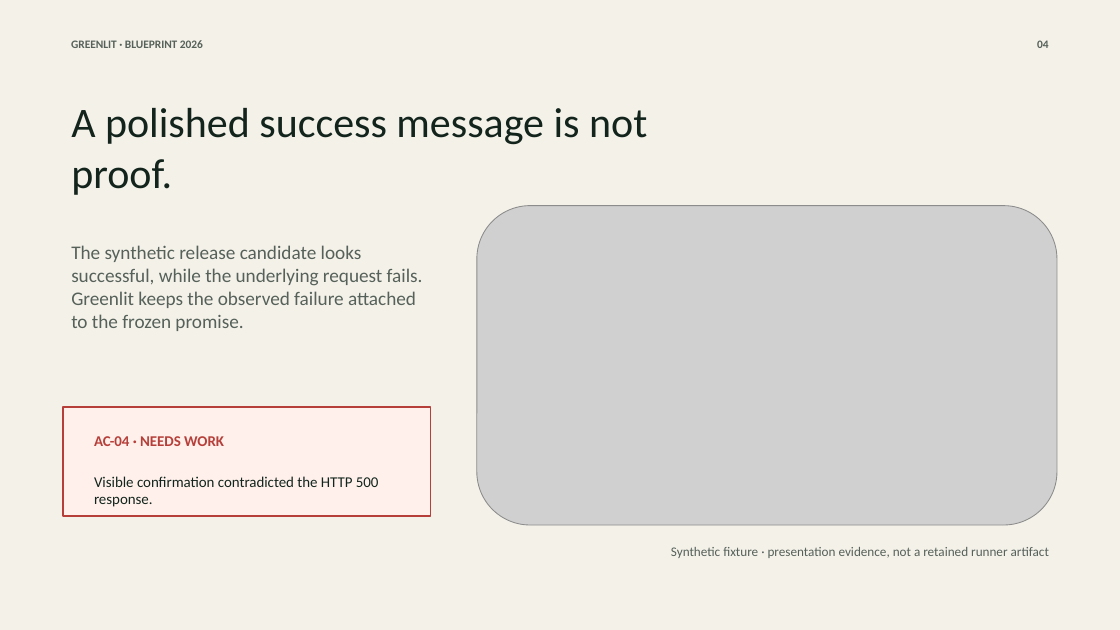
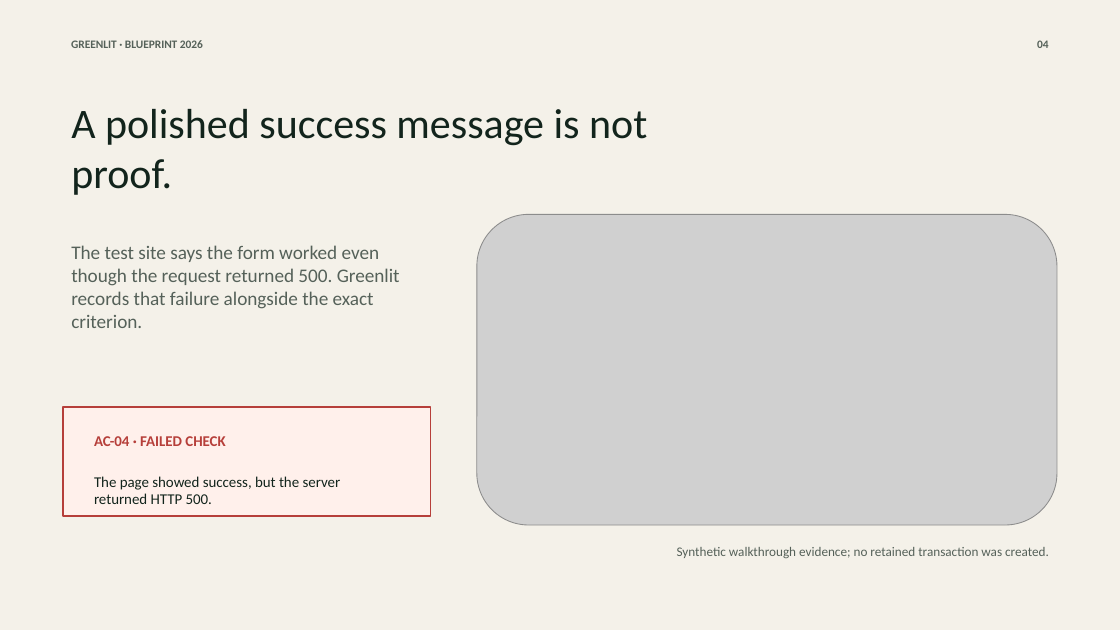
Before and after one commit to anayagarwalla-ai/greenlit, a slide deck: slide 4 of docs/hackathon/greenlit-blueprint-hackathon-deck.pptx. Drawn at 1120x630 pixels with LibreOffice and Linux fonts; fonts in the diff are those of the drawing; grey boxes stand for pictures. Boxes give left, top, right and bottom in pixels: in the first picture for what was removed or moved away, otherwise in the second. Text is boxed around its words. In the diff, an @@ line names an element or a change of style, - is before the commit and + after.

```diff
--- a/docs/hackathon/greenlit-blueprint-hackathon-deck.pptx
+++ b/docs/hackathon/greenlit-blueprint-hackathon-deck.pptx
@@ picture resized from (x1=477, y1=206, x2=1058, y2=525) to (x1=477, y1=214, x2=1058, y2=525) @@
@@ text at (x1=71, y1=245, x2=400, y2=328): text changed @@
-The synthetic release candidate looks successful, while the underlying request fails. Greenlit keeps the observed failure attached to the frozen promise.
+The test site says the form worked even though the request returned 500. Greenlit records that failure alongside the exact criterion.
@@ text at (x1=94, y1=436, x2=225, y2=446): text changed @@
-AC-04 · NEEDS WORK
+AC-04 · FAILED CHECK
@@ text at (x1=94, y1=476, x2=341, y2=504): text changed @@
-Visible confirmation contradicted the HTTP 500 response.
+The page showed success, but the server returned HTTP 500.
@@ text at (x1=677, y1=547, x2=1049, y2=558): text changed @@
-Synthetic fixture · presentation evidence, not a retained runner artifact
+Synthetic walkthrough evidence; no retained transaction was created.
```
Also in this commit, not shown: 7 other slides changed, 1 other file.
